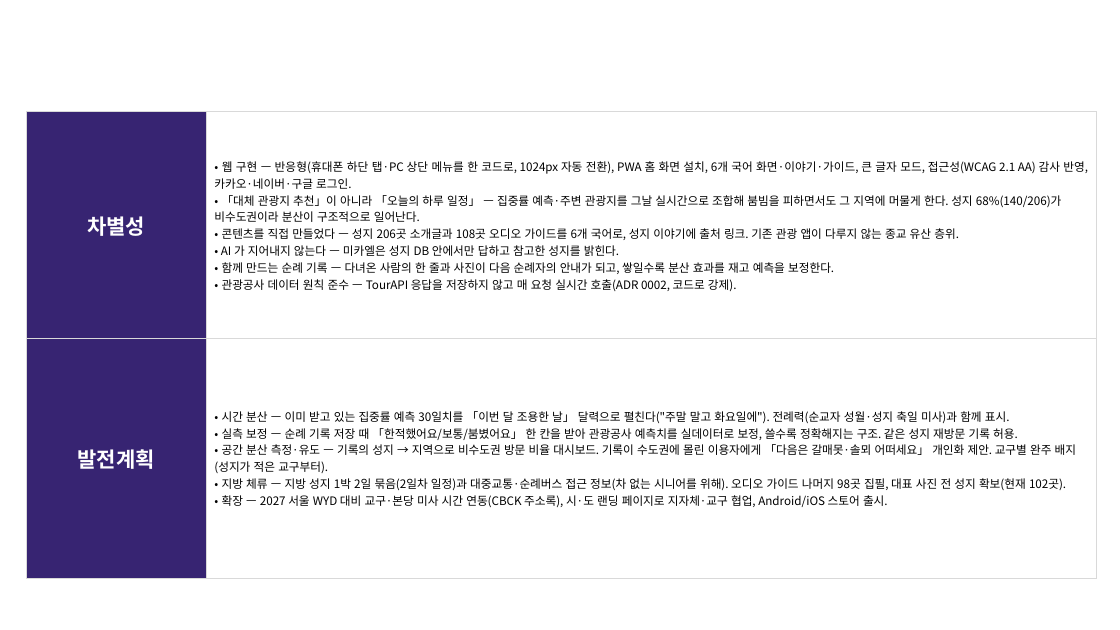
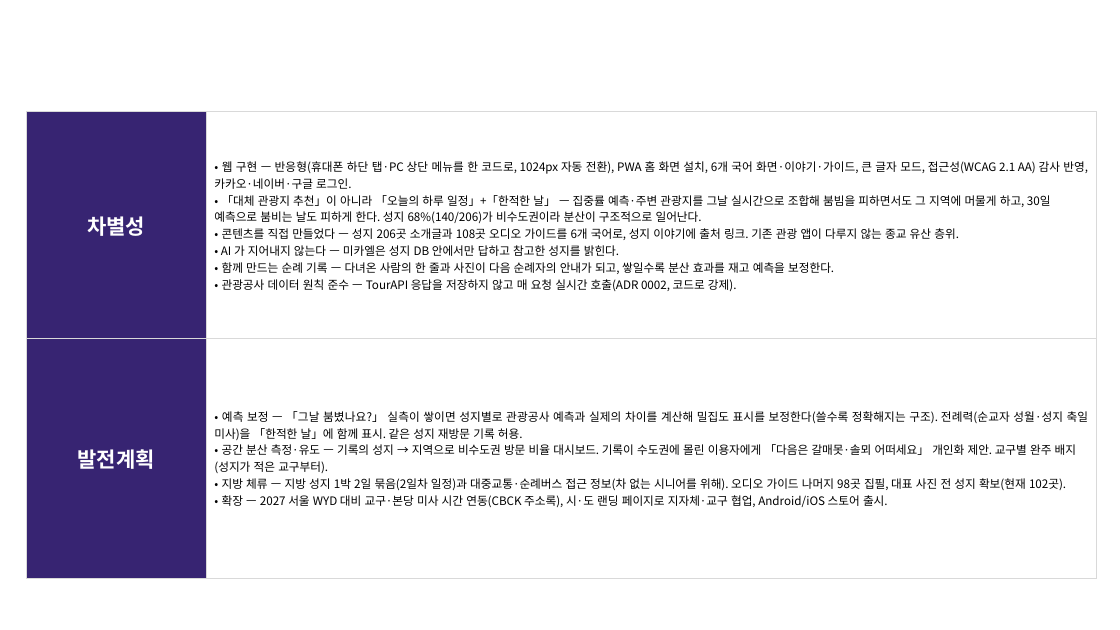
Before and after one commit to linkcontent7-huisun/visitholykorea, a slide deck: slide 12 of docs/10-product/공모전/원본-공모전제출/기능설명서_2026-09-21.pptx. Drawn at 1120x630 pixels with LibreOffice and Linux fonts; fonts in the diff are those of the drawing; background and template pictures are left out. Boxes give left, top, right and bottom in pixels: in the first picture for what was removed or moved away, otherwise in the second. Text is boxed around its words. In the diff, an @@ line names an element or a change of style, - is before the commit and + after.

```diff
--- a/docs/10-product/공모전/원본-공모전제출/기능설명서_2026-09-21.pptx
+++ b/docs/10-product/공모전/원본-공모전제출/기능설명서_2026-09-21.pptx
@@ table at (x1=26, y1=112, x2=1096, y2=578) @@
-row 1, column 2: • 웹 구현 — 반응형(휴대폰 하단 탭·PC 상단 메뉴를 한 코드로, 1024px 자동 전환), PWA 홈 화면 설치, 6개 국어 화면·이야기·가이드, 큰 글자 모드, 접근성(WCAG 2.1 AA) 감사 반영, 카카오·네이버·구글 로그인. / • 「대체 관광지 추천」이 아니라 「오늘의 하루 일정」 — 집중률 예측·주변 관광지를 그날 실시간으로 조합해 붐빔을 피하면서도 그 지역에 머물게 한다. 성지 68%(140/206)가 비수도권이라 분산이 구조적으로 일어난다. / • 콘텐츠를 직접 만들었다 — 성지 206곳 소개글과 108곳 오디오 가이드를 6개 국어로, 성지 이야기에 출처 링크. 기존 관광 앱이 다루지 않는 종교 유산 층위. / • AI 가 지어내지 않는다 — 미카엘은 성지 DB 안에서만 답하고 참고한 성지를 밝힌다. / • 함께 만드는 순례 기록 — 다녀온 사람의 한 줄과 사진이 다음 순례자의 안내가 되고, 쌓일수록 분산 효과를 재고 예측을 보정한다. / • 관광공사 데이터 원칙 준수 — TourAPI 응답을 저장하지 않고 매 요청 실시간 호출(ADR 0002, 코드로 강제).
+row 1, column 2: • 웹 구현 — 반응형(휴대폰 하단 탭·PC 상단 메뉴를 한 코드로, 1024px 자동 전환), PWA 홈 화면 설치, 6개 국어 화면·이야기·가이드, 큰 글자 모드, 접근성(WCAG 2.1 AA) 감사 반영, 카카오·네이버·구글 로그인. / • 「대체 관광지 추천」이 아니라 「오늘의 하루 일정」+「한적한 날」 — 집중률 예측·주변 관광지를 그날 실시간으로 조합해 붐빔을 피하면서도 그 지역에 머물게 하고, 30일 예측으로 붐비는 날도 피하게 한다. 성지 68%(140/206)가 비수도권이라 분산이 구조적으로 일어난다. / • 콘텐츠를 직접 만들었다 — 성지 206곳 소개글과 108곳 오디오 가이드를 6개 국어로, 성지 이야기에 출처 링크. 기존 관광 앱이 다루지 않는 종교 유산 층위. / • AI 가 지어내지 않는다 — 미카엘은 성지 DB 안에서만 답하고 참고한 성지를 밝힌다. / • 함께 만드는 순례 기록 — 다녀온 사람의 한 줄과 사진이 다음 순례자의 안내가 되고, 쌓일수록 분산 효과를 재고 예측을 보정한다. / • 관광공사 데이터 원칙 준수 — TourAPI 응답을 저장하지 않고 매 요청 실시간 호출(ADR 0002, 코드로 강제).
@@ row 2, column 2: "• 시간 분산 — 이미 받고 있는 집중률 예측 30일치를 「이번 달 조용한 날」 달력으로 펼친다("주말 말고 화요일에"). 전례력(순교자 성월·성지 축일 미사)과 함께 표시. / • 실측 보정 — 순례 기록 저장 때 「한적했어요/보통/붐볐어요」 한 칸을 받아 관광공사 예측치를 실데이터로 보정, 쓸수록 정확해지는 구조. 같은 성지 재방문 기록 허용. / • 공간 분산 측정·유도 — 기록의 성지 → 지역으로 비수도권 방문 비율 대시보드. 기록이 수도권에 몰린 이용자에게 「다음은 갈매못·솔뫼 어떠세요」 개인화 제안. 교구별 완주 배지(성지가 적은 교구부터). / • 지방 체류 — 지방 성지 1박 2일 묶음(2일차 일정)과 대중교통·순례버스 접근 정보(차 없는 시니어를 위해). 오디오 가이드 나머지 98곳 집필, 대표 사진 전 성지 확보(현재 102곳). / • 확장 — 2027 서울 WYD 대비 교구·본당 미사 시간 연동(CBCK 주소록), 시·도 랜딩 페이지로 지자체·교구 협업, Android/iOS 스토어 출시." to "• 예측 보정 — 「그날 붐볐나요?」 실측이 쌓이면 성지별로 관광공사 예측과 실제의 차이를 계산해 밀집도 표시를 보정한다(쓸수록 정확해지는 구조). 전례력(순교자 성월·성지 축일 미사)을 「한적한 날」에 함께 표시. 같은 성지 재방문 기록 허용. / • 공간 분산 측정·유도 — 기록의 성지 → 지역으로 비수도권 방문 비율 대시보드. 기록이 수도권에 몰린 이용자에게 「다음은 갈매못·솔뫼 어떠세요」 개인화 제안. 교구별 완주 배지(성지가 적은 교구부터). / • 지방 체류 — 지방 성지 1박 2일 묶음(2일차 일정)과 대중교통·순례버스 접근 정보(차 없는 시니어를 위해). 오디오 가이드 나머지 98곳 집필, 대표 사진 전 성지 확보(현재 102곳). / • 확장 — 2027 서울 WYD 대비 교구·본당 미사 시간 연동(CBCK 주소록), 시·도 랜딩 페이지로 지자체·교구 협업, Android/iOS 스토어 출시." @@
```
Also in this commit, not shown: 6 other slides changed, 5 other files.
